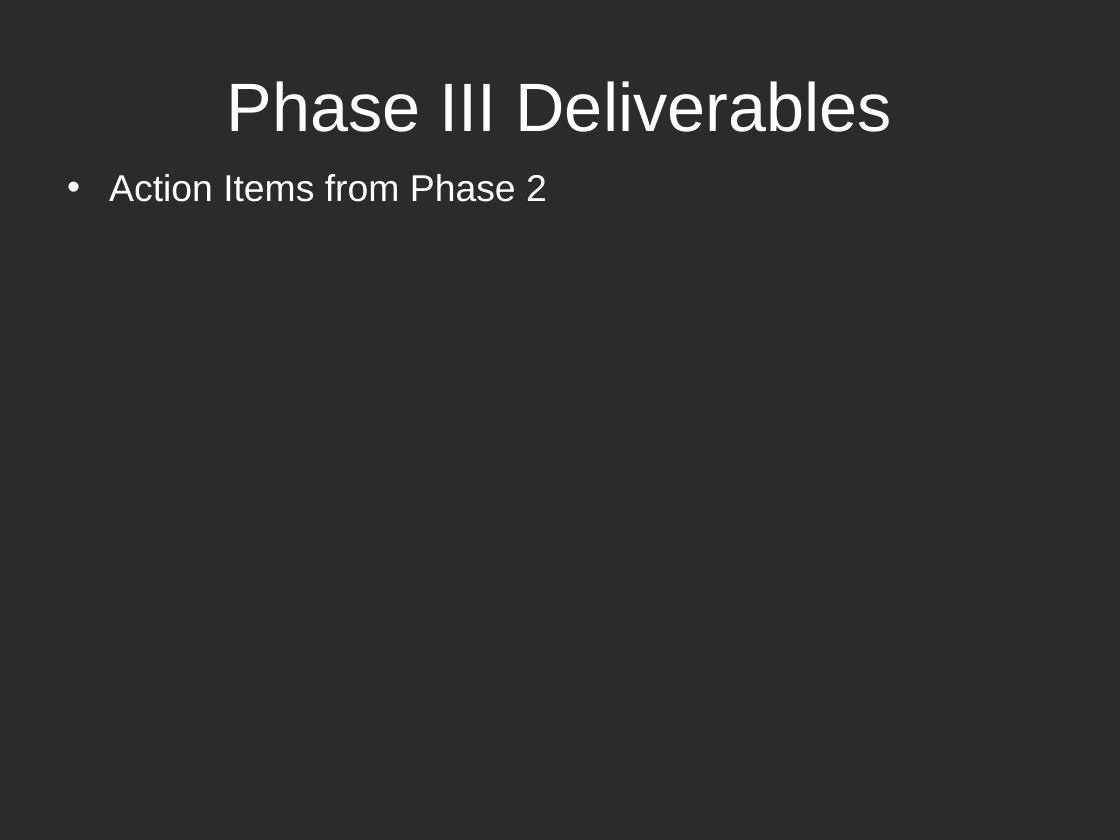
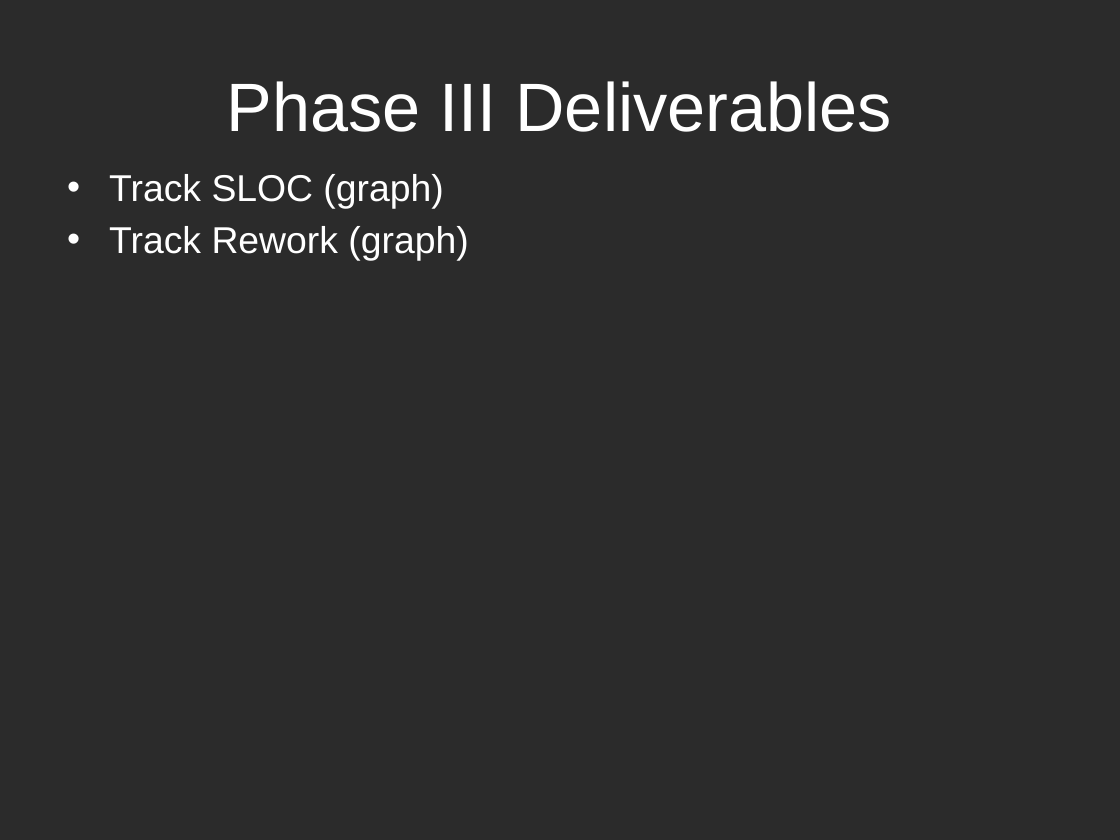
Before and after one commit to k0emt/macts, a slide deck: slide 12 of portfolio/PresentationElaboration.pptx. Drawn at 1120x840 pixels with LibreOffice and Linux fonts; fonts in the diff are those of the drawing; background and template pictures are left out; a plain dark background stands for a picture behind light text. Boxes give left, top, right and bottom in pixels: in the first picture for what was removed or moved away, otherwise in the second. Text is boxed around its words. In the diff, an @@ line names an element or a change of style, - is before the commit and + after.

```diff
--- a/portfolio/PresentationElaboration.pptx
+++ b/portfolio/PresentationElaboration.pptx
@@ text at bbox=[109, 174, 468, 261]: text changed @@
-• Action Items from Phase 2
+• Track SLOC (graph)
+• Track Rework (graph)
```
Also in this commit, not shown: 3 other slides changed, 1 slide removed, 15 other files.
